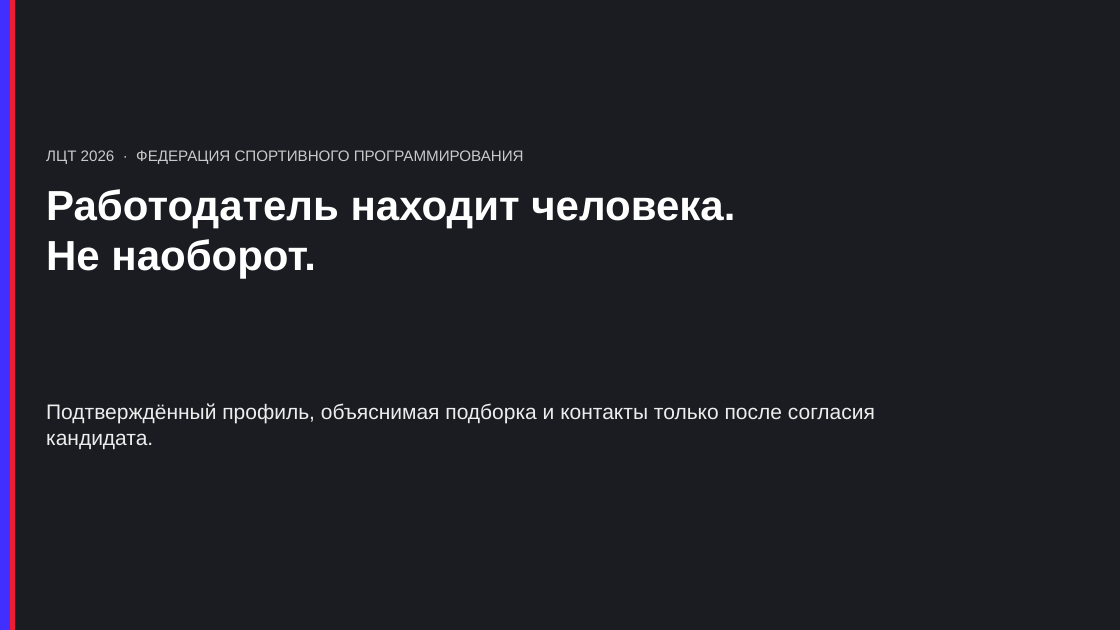
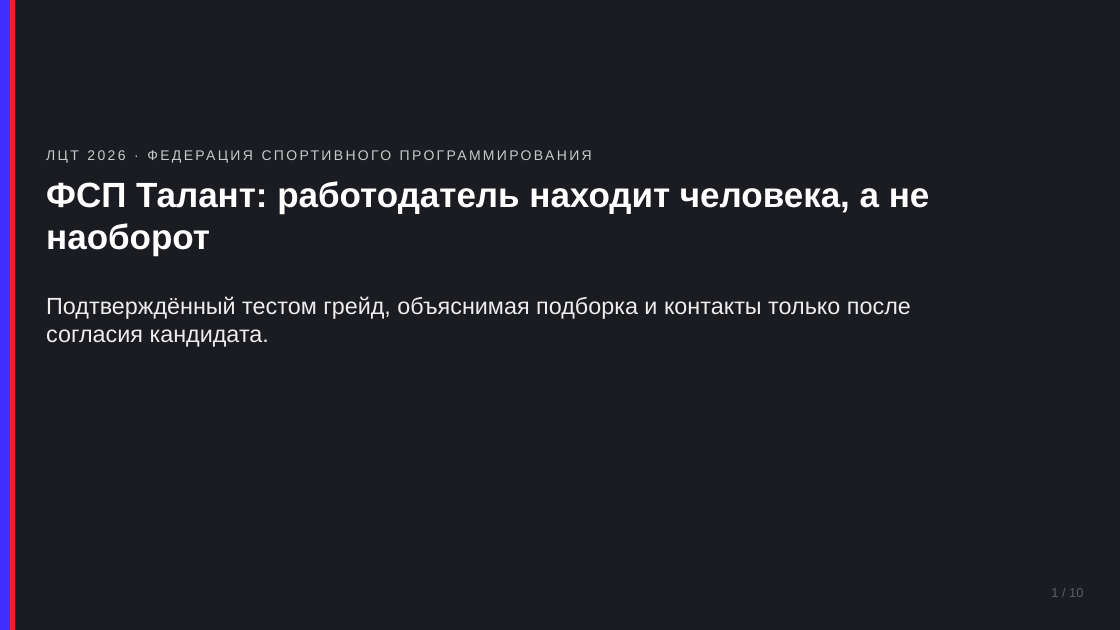
Before and after one commit to KonkovDV/fsp-talent, a slide deck: slide 1 of docs/pitch.pptx. Drawn at 1120x630 pixels with LibreOffice and Linux fonts; fonts in the diff are those of the drawing. Boxes give left, top, right and bottom in pixels: in the first picture for what was removed or moved away, otherwise in the second. Text is boxed around its words. In the diff, an @@ line names an element or a change of style, - is before the commit and + after.

Commit message:
Питч переделан на десять слайдов со скриншотами стенда: HTML, PPTX и PDF собираются из одного источника, у каждой цифры есть команда, а пример оси ФСП закреплён тестом.

```diff
--- a/docs/pitch.pptx
+++ b/docs/pitch.pptx
@@ text "ЛЦТ 2026 · ФЕДЕРАЦИЯ СПОРТИВНОГО ..." at (46, 143, 1054, 168): size 13 to 12 pt, letter spacing 0 to 2 pt @@
@@ text at (46, 181, 930, 255): text changed; size 36 to 30 pt @@
-Работодатель находит человека.
-Не наоборот.
+ФСП Талант: работодатель находит человека, а не наоборот
@@ text at (46, 296, 911, 347): text changed; size 18 to 20 pt @@
-Подтверждённый профиль, объяснимая подборка и контакты только после согласия кандидата.
+Подтверждённый тестом грейд, объяснимая подборка и контакты только после согласия кандидата.
@@ text added at (1051, 588, 1083, 597), 11 pt, text #5C5E66 @@
+1 / 10
```
Also in this commit, not shown: 9 slides added, 6 slides removed, 9 other files.
